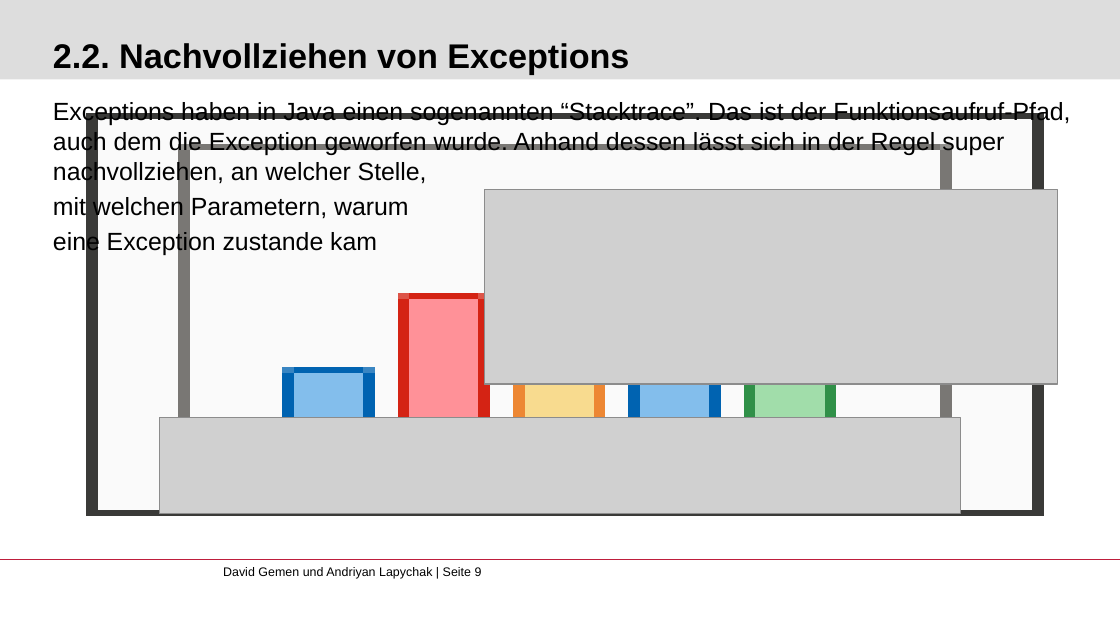
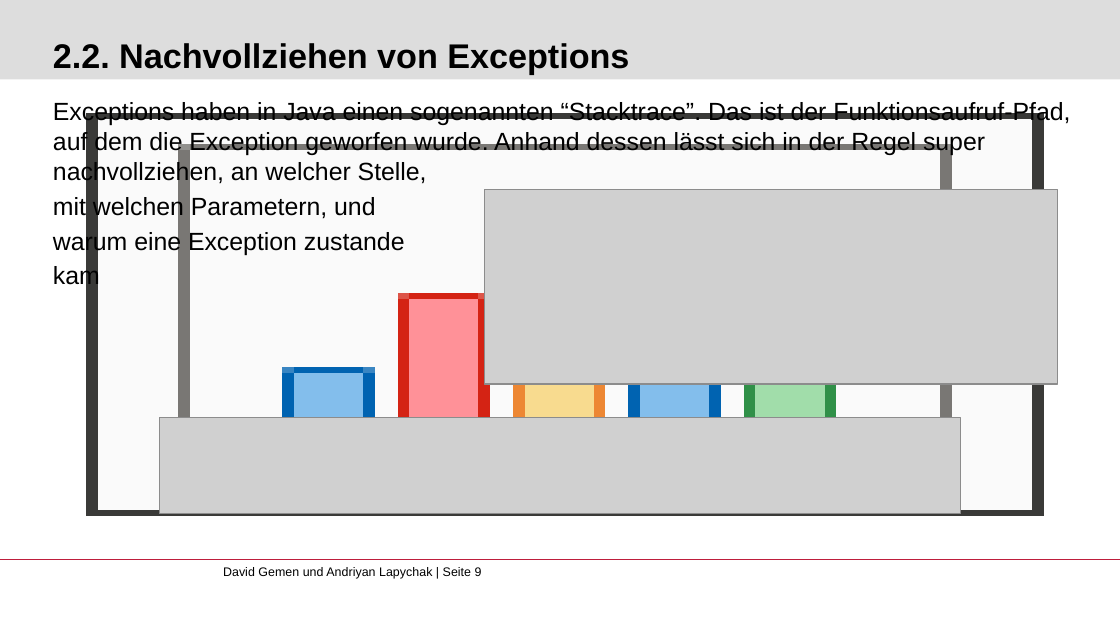
Before and after one commit to gemdav/Programmieren-1-Tutorium, a slide deck: slide 9 of slides/11_exceptions.pptx. Drawn at 1120x630 pixels with LibreOffice and Linux fonts; fonts in the diff are those of the drawing; grey boxes stand for pictures; background and template pictures are left out. Boxes give left, top, right and bottom in pixels: in the first picture for what was removed or moved away, otherwise in the second. Text is boxed around its words. In the diff, an @@ line names an element or a change of style, - is before the commit and + after.

```diff
--- a/slides/11_exceptions.pptx
+++ b/slides/11_exceptions.pptx
@@ text at [53,102,1070,290]: text changed @@
-Exceptions haben in Java einen sogenannten “Stacktrace”. Das ist der Funktionsaufruf-Pfad, auch dem die Exception geworfen wurde. Anhand dessen lässt sich in der Regel super nachvollziehen, an welcher Stelle,
-mit welchen Parametern, warum
-eine Exception zustande kam
+Exceptions haben in Java einen sogenannten “Stacktrace”. Das ist der Funktionsaufruf-Pfad, auf dem die Exception geworfen wurde. Anhand dessen lässt sich in der Regel super nachvollziehen, an welcher Stelle,
+mit welchen Parametern, und
+warum eine Exception zustande
+kam
```
Also in this commit, not shown: 1 other slide changed, 1 other file.
